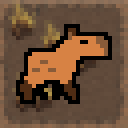
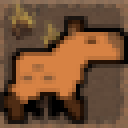
The second 128x128 image is a revision of the first. Changes to its layers:
painted on "Camada colada #7" over [0,16,128,124]
